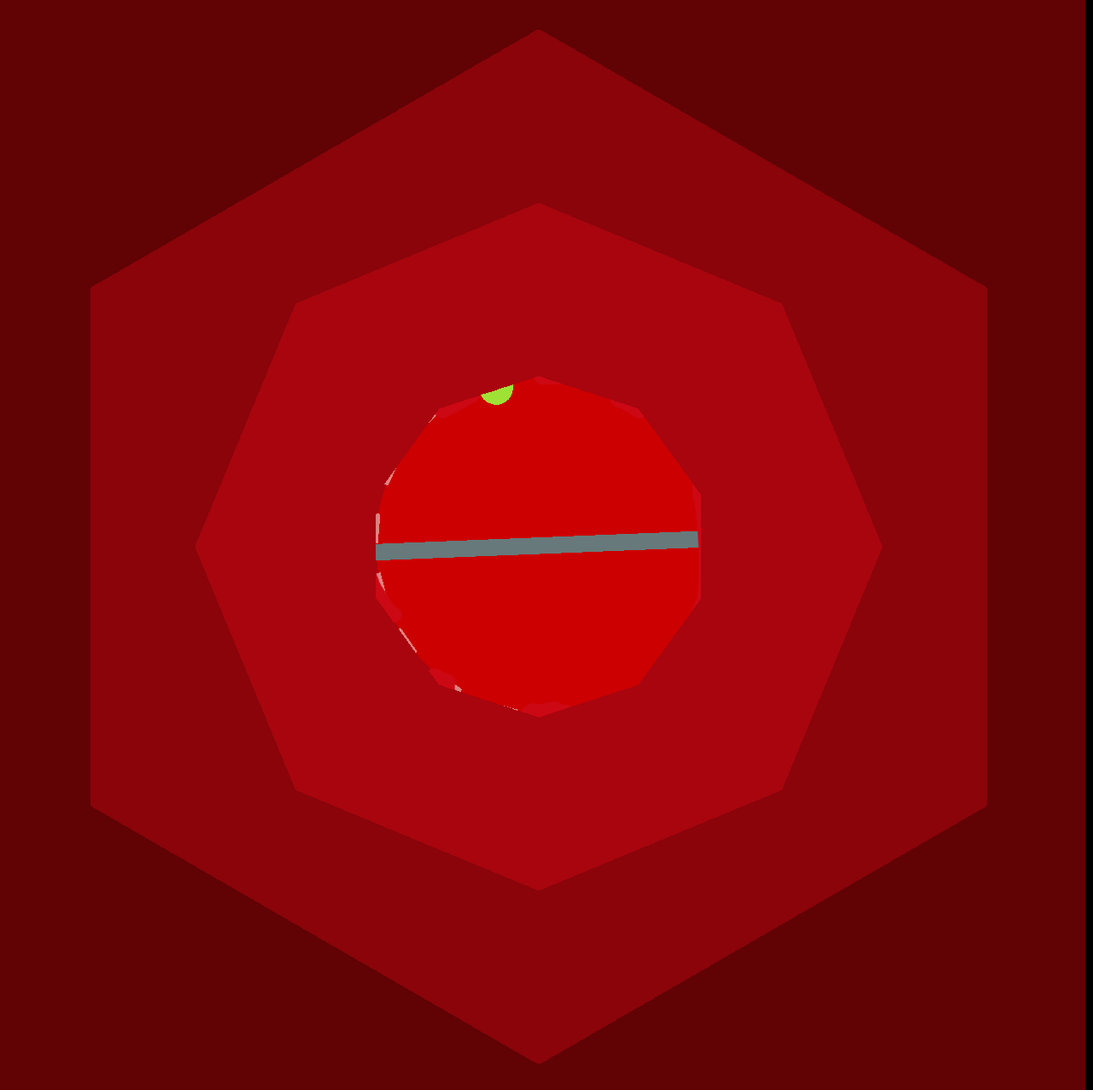
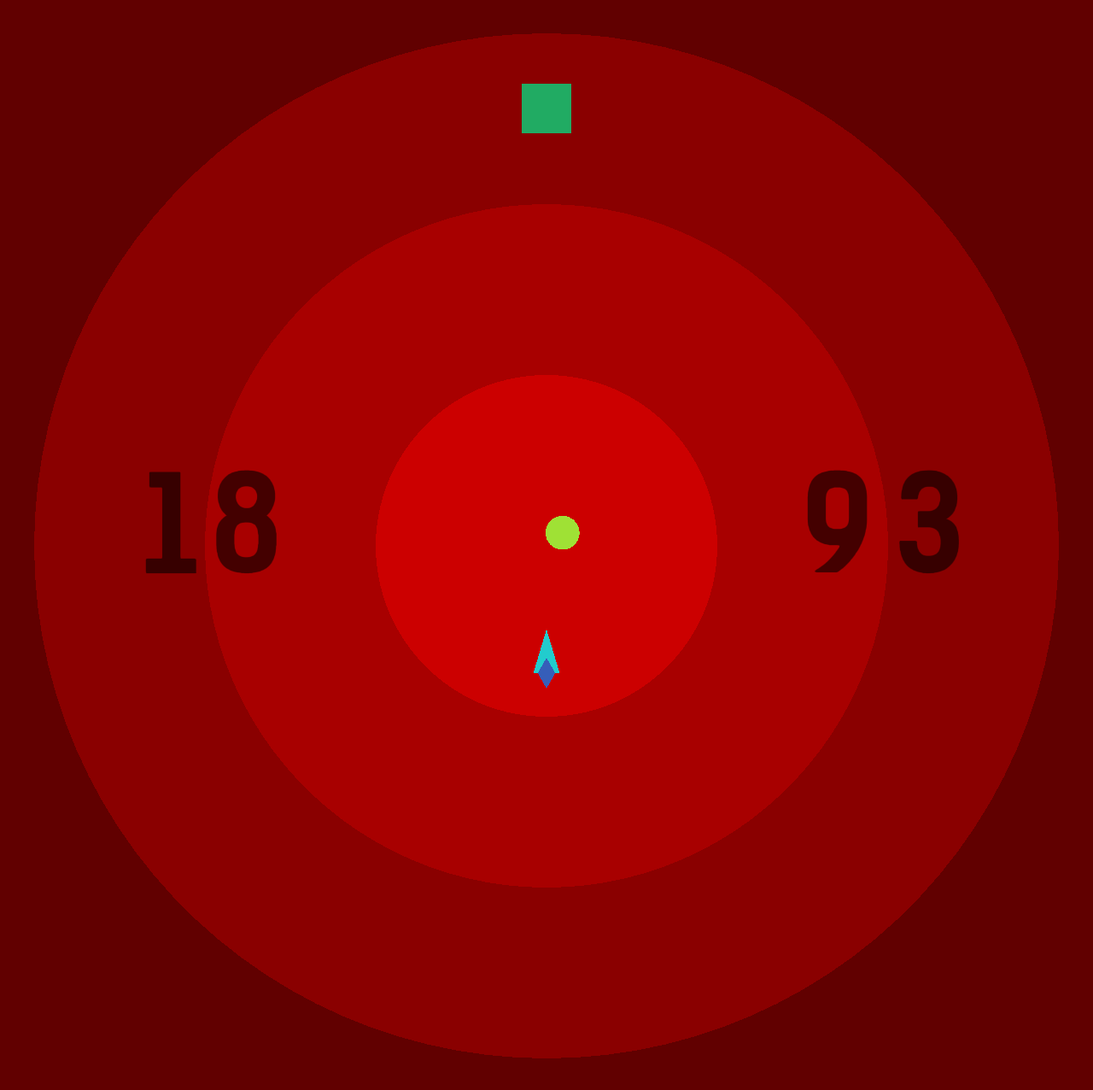
Two versions of the same layered image (1093px x 1090px). Layer-by-layer changes:
added layer "Screen Shot 2016-06-24 at 15.07.21.png" above "circles_test.png" over [0, 0, 1093, 1090]
